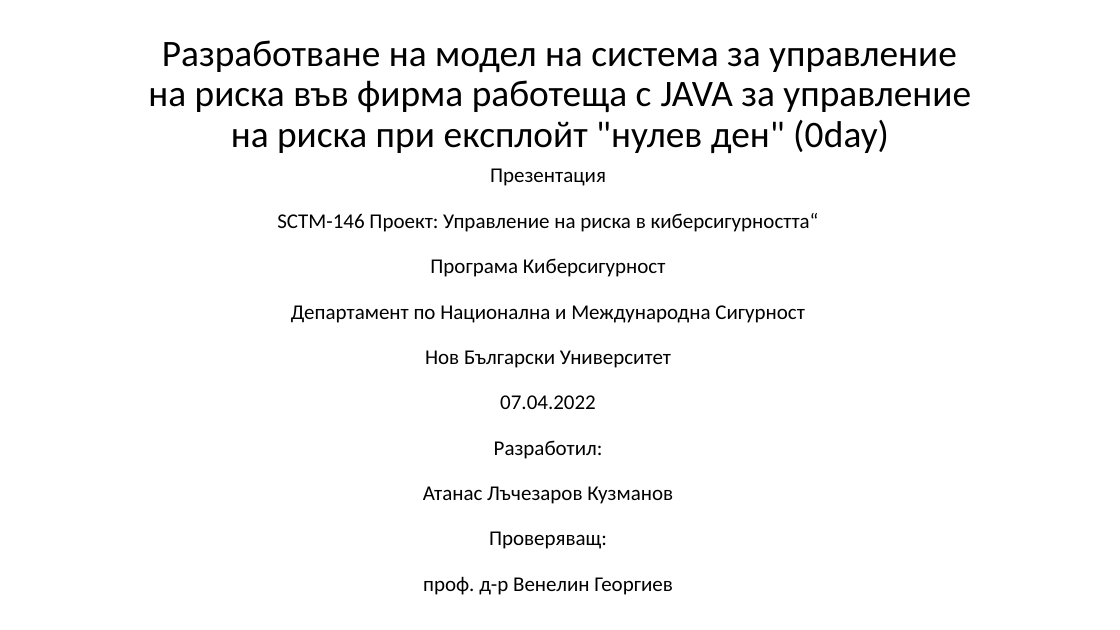
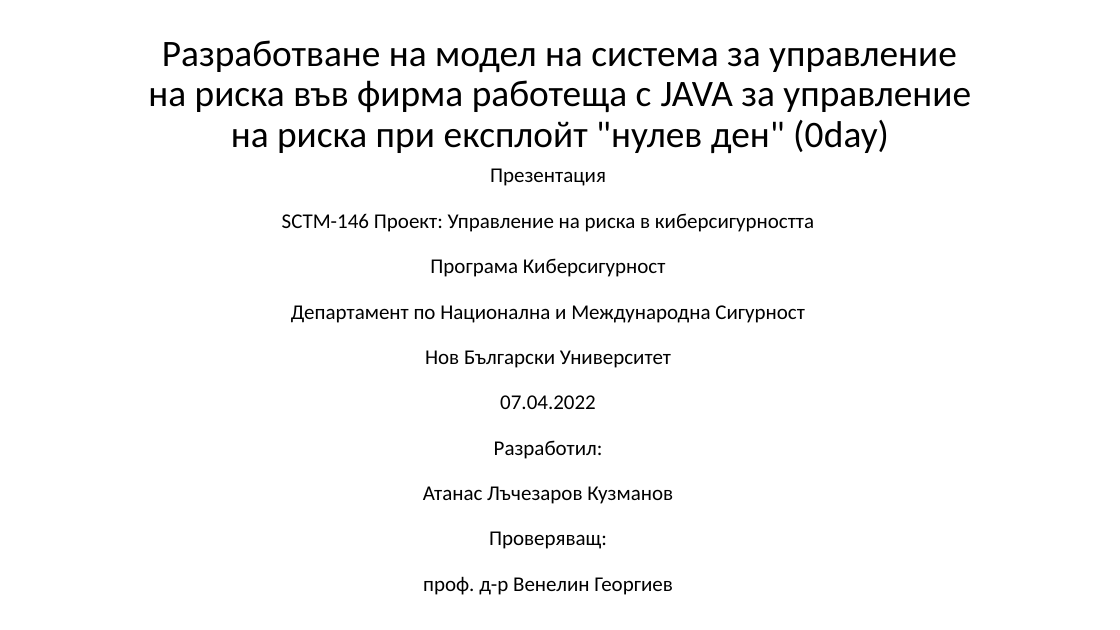
Before and after one commit to atkuzmanov/sctm130-sctm146-proekt-unrvk-2022, a slide deck: slide 1 of sctm146-proekt-unrvk-5.pptx. Drawn at 1120x630 pixels with LibreOffice and Linux fonts; fonts in the diff are those of the drawing. Boxes give left, top, right and bottom in pixels: in the first picture for what was removed or moved away, otherwise in the second. Text is boxed around its words. In the diff, an @@ line names an element or a change of style, - is before the commit and + after.

```diff
--- a/sctm146-proekt-unrvk-5.pptx
+++ b/sctm146-proekt-unrvk-5.pptx
@@ title at <box>282,168,814,595</box>: text changed @@
-Презентация
-SCTM-146 Проект: Управление на риска в киберсигурността“
-Програма Киберсигурност
-Департамент по Национална и Международна Сигурност
-Нов Български Университет
-07.04.2022
-Разработил:
-Атанас Лъчезаров Кузманов
-Проверяващ:
-проф. д-р Венелин Георгиев
+Презентация
+SCTM-146 Проект: Управление на риска в киберсигурността
+Програма Киберсигурност
+Департамент по Национална и Международна Сигурност
+Нов Български Университет
+07.04.2022
+Разработил:
+Атанас Лъчезаров Кузманов
+Проверяващ:
+проф. д-р Венелин Георгиев
```
Also in this commit, not shown: 2 slides added, 2 slides removed, 1 other file.
